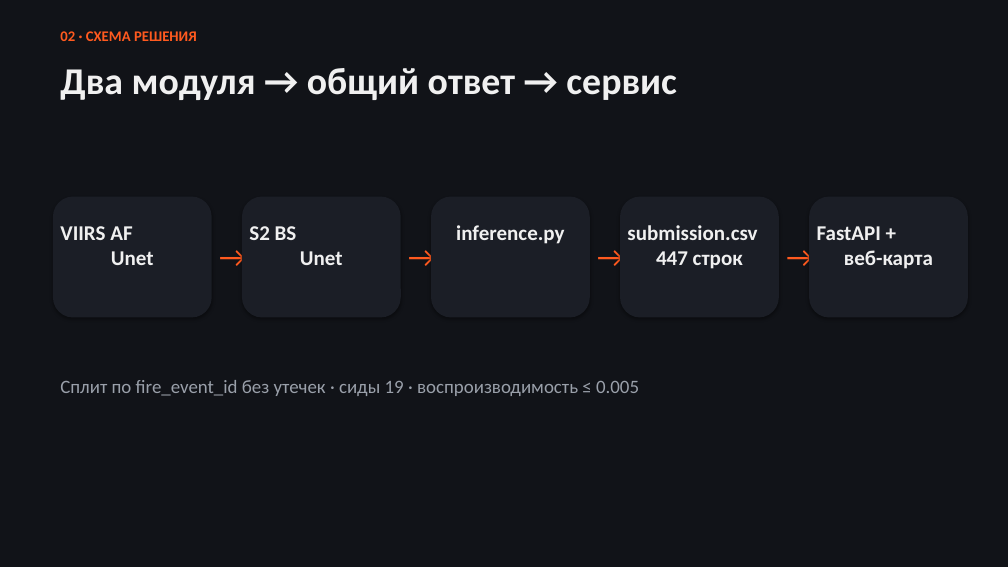
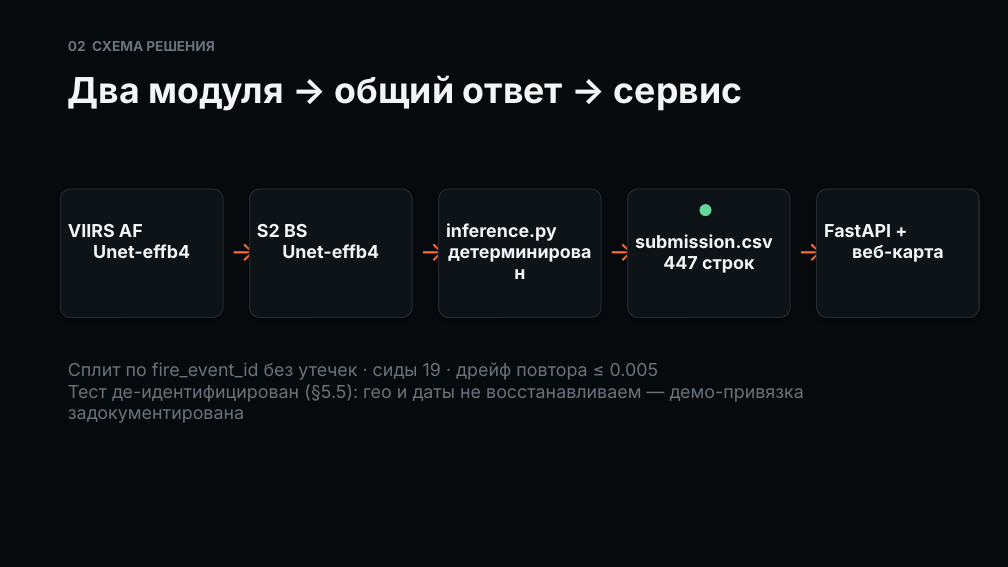
Before and after one commit to izislesar/kosmohack, a slide deck: slide 3 of docs/slides-deck.pptx. Drawn at 1008x567 pixels with LibreOffice and Linux fonts; fonts in the diff are those of the drawing. Boxes give left, top, right and bottom in pixels: in the first picture for what was removed or moved away, otherwise in the second. Text is boxed around its words. In the diff, an @@ line names an element or a change of style, - is before the commit and + after.

Commit message:
feat: deck v2 in frontend style (Inter, panels, severity)

```diff
--- a/docs/slides-deck.pptx
+++ b/docs/slides-deck.pptx
@@ background #111318 to #070A0D @@
@@ text at <box>68,41,214,51</box>: text changed; size 14 to 13 pt; font Calibri to Inter; text colour #FF5A1F to #69737D @@
-02 · СХЕМА РЕШЕНИЯ
+02 СХЕМА РЕШЕНИЯ
@@ text "Два модуля → общий ответ ...": place and size @@
-text "Два модуля → общий ответ ..." at <box>60,68,677,100</box>
+text "Два модуля → общий ответ ..." at <box>68,75,742,111</box>
@@ text "Два модуля → общий ответ ..." at <box>68,75,742,111</box>: size 36 to 34 pt, font Calibri to Inter, text colour #F0F0F0 to #F2F4F5 @@
@@ rounded rectangle: place and size @@
-rounded rectangle at <box>53,197,212,318</box>
+rounded rectangle at <box>60,189,223,318</box>
@@ rounded rectangle: place and size @@
-rounded rectangle at <box>242,197,401,318</box>
+rounded rectangle at <box>250,189,412,318</box>
@@ rounded rectangle: place and size @@
-rounded rectangle at <box>431,197,590,318</box>
+rounded rectangle at <box>439,189,601,318</box>
@@ rounded rectangle: place and size @@
-rounded rectangle at <box>620,197,779,318</box>
+rounded rectangle at <box>628,189,790,318</box>
@@ ellipse added at <box>699,204,712,216</box>, fill #62D99A @@
@@ fill #1B1E26 to #0E1318; outline none to #232A33 1 pt; proportions changed in 5 elements at <box>250,189,412,318</box>, <box>439,189,601,318</box>, <box>60,189,223,318</box>, <box>628,189,790,318</box>, <box>817,189,979,318</box> @@
@@ rounded rectangle: place and size @@
-rounded rectangle at <box>809,197,968,318</box>
+rounded rectangle at <box>817,189,979,318</box>
@@ text at <box>68,224,190,258</box>: text changed; size 20 to 17 pt; font Calibri to Inter; text colour #F0F0F0 to #F2F4F5 @@
-VIIRS AF
-Unet
+VIIRS AF
+Unet-effb4
@@ text at <box>257,224,379,258</box>: text changed; size 20 to 17 pt; font Calibri to Inter; text colour #F0F0F0 to #F2F4F5 @@
-S2 BS
-Unet
+S2 BS
+Unet-effb4
@@ text at <box>446,223,557,241</box>: text changed; size 20 to 17 pt; font Calibri to Inter; text colour #F0F0F0 to #F2F4F5 @@
-inference.py
+inference.py
+детерминирован
@@ text "submission.csv 447 строк" at <box>635,234,773,273</box>: size 20 to 17 pt, font Calibri to Inter, text colour #F0F0F0 to #F2F4F5 @@
@@ text "submission.csv 447 строк": place and size @@
-text "submission.csv 447 строк" at <box>627,225,757,269</box>
+text "submission.csv 447 строк" at <box>635,234,773,273</box>
@@ 4 texts: place and size @@
-4 texts at <box>212,234,809,272</box>
+4 texts at <box>223,231,820,268</box>
@@ size 28 to 26 pt, font Calibri to Inter, text colour #FF5A1F to #FF6B35 in 4 elements at <box>601,231,631,268</box>, <box>223,231,253,268</box>, <box>412,231,442,268</box>, <box>790,231,820,268</box> @@
@@ text "FastAPI + веб-карта": place and size @@
-text "FastAPI + веб-карта" at <box>817,226,933,269</box>
+text "FastAPI + веб-карта" at <box>824,224,944,262</box>
@@ text "FastAPI + веб-карта" at <box>824,224,944,262</box>: size 20 to 17 pt, font Calibri to Inter, text colour #F0F0F0 to #F2F4F5 @@
@@ text at <box>68,362,804,423</box>: text changed; size 18 to 17 pt; font Calibri to Inter; text colour #9AA0AA to #69737D @@
-Сплит по fire_event_id без утечек · сиды 19 · воспроизводимость ≤ 0.005
+Сплит по fire_event_id без утечек · сиды 19 · дрейф повтора ≤ 0.005
+Тест де-идентифицирован (§5.5): гео и даты не восстанавливаем — демо-привязка задокументирована
```
Also in this commit, not shown: 8 other slides changed, 1 slide added, 1 slide removed.
